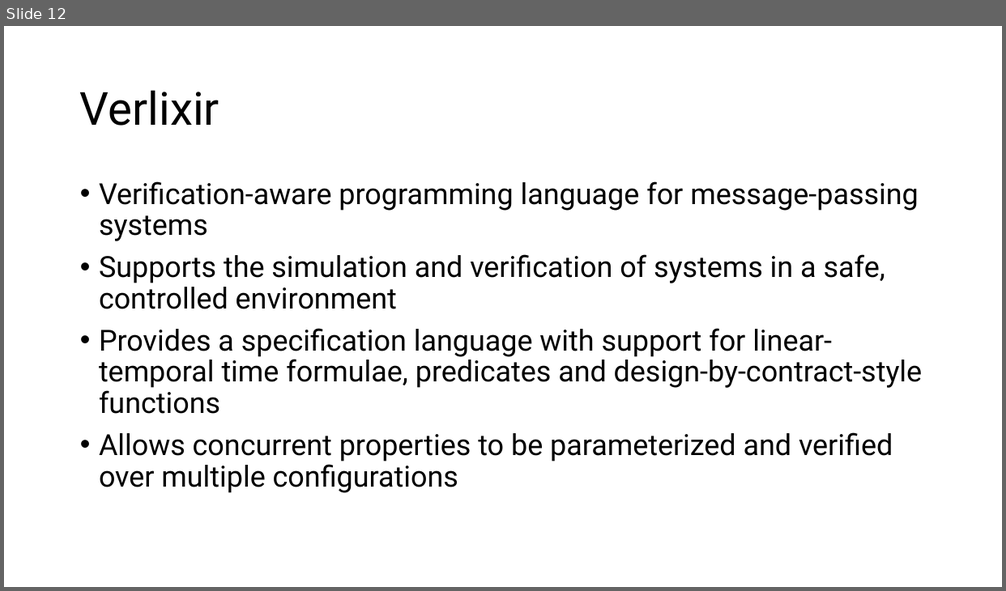
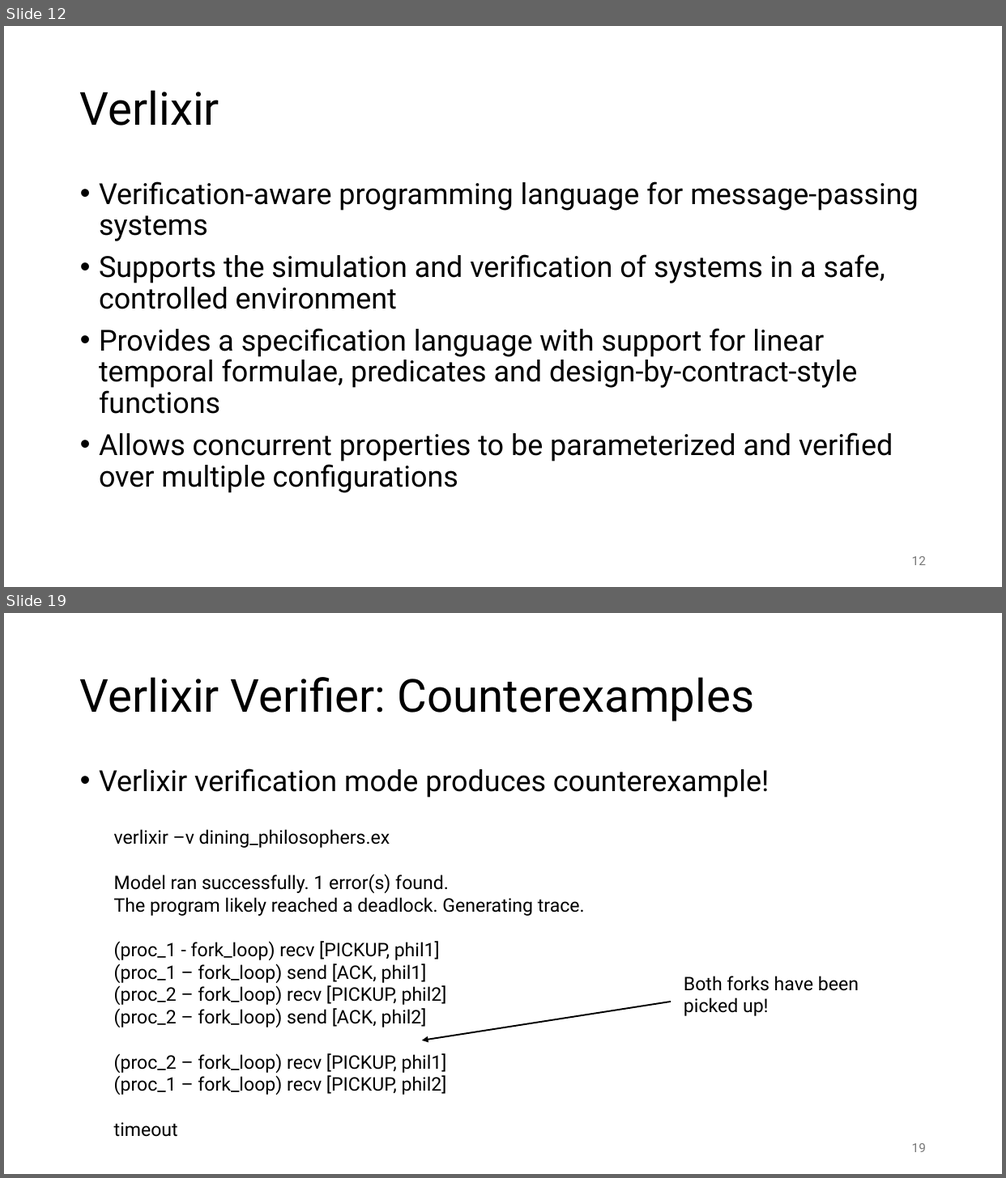
Before and after one commit to matt-neave/verificationAwareElixir, a slide deck: presentation/Verlixir Presentation.pptx. Shown one above the other, each under a label of ours: slide 12 before the commit, slides 12 and 19 after it; the slides between them are not shown. The pictures are 1006x591 and 1006x1178 pixels, drawn with LibreOffice and Linux fonts; fonts in the diff are those of the drawing. Boxes give left, top, right and bottom in pixels: in the first picture for what was removed or moved away, otherwise in the second. Text is boxed around its words. In the diff, an @@ line names an element or a change of style, - is before the commit and + after.

```diff
--- a/presentation/Verlixir Presentation.pptx
+++ b/presentation/Verlixir Presentation.pptx
@@ slide 19 added at [4,613,1002,1174], background #FFFFFF @@
@@ title added at [80,677,754,722], 44 pt, text #000000 @@
+Verlixir Verifier: Counterexamples
@@ text added at [99,769,769,798], 28 pt, text #000000 @@
+• Verlixir verification mode produces counterexample!
@@ text added at [114,829,585,1137], 18 pt, text #000000 @@
+verlixir –v dining_philosophers.ex
+Model ran successfully. 1 error(s) found.
+The program likely reached a deadlock. Generating trace.
+(proc_1 - fork_loop) recv [PICKUP, phil1]
+(proc_1 – fork_loop) send [ACK, phil1]
+(proc_2 – fork_loop) recv [PICKUP, phil2]
+(proc_2 – fork_loop) send [ACK, phil2]
+(proc_2 – fork_loop) recv [PICKUP, phil1]
+(proc_1 – fork_loop) recv [PICKUP, phil2]
+timeout
@@ text added at [684,976,859,1016], 18 pt, text #000000 @@
+Both forks have been picked up!
@@ arrow added from (671, 1002) to (422, 1041), #000000 1.5 pt @@
@@ page number added at [912,1144,926,1152], 12 pt, text #797979 @@
+19
@@ slide 12 changed as well @@
@@ text at [99,328,857,414]: text changed @@
-• Provides a specification language with support for linear-temporal time formulae, predicates and design-by-contract-style functions
+• Provides a specification language with support for linear temporal formulae, predicates and design-by-contract-style functions
@@ page number added at [912,557,926,565], 12 pt, text #797979 @@
+12
```
Also in this commit, not shown: 15 other slides changed, 12 other slides added, 2 slides removed, 18 other files.
